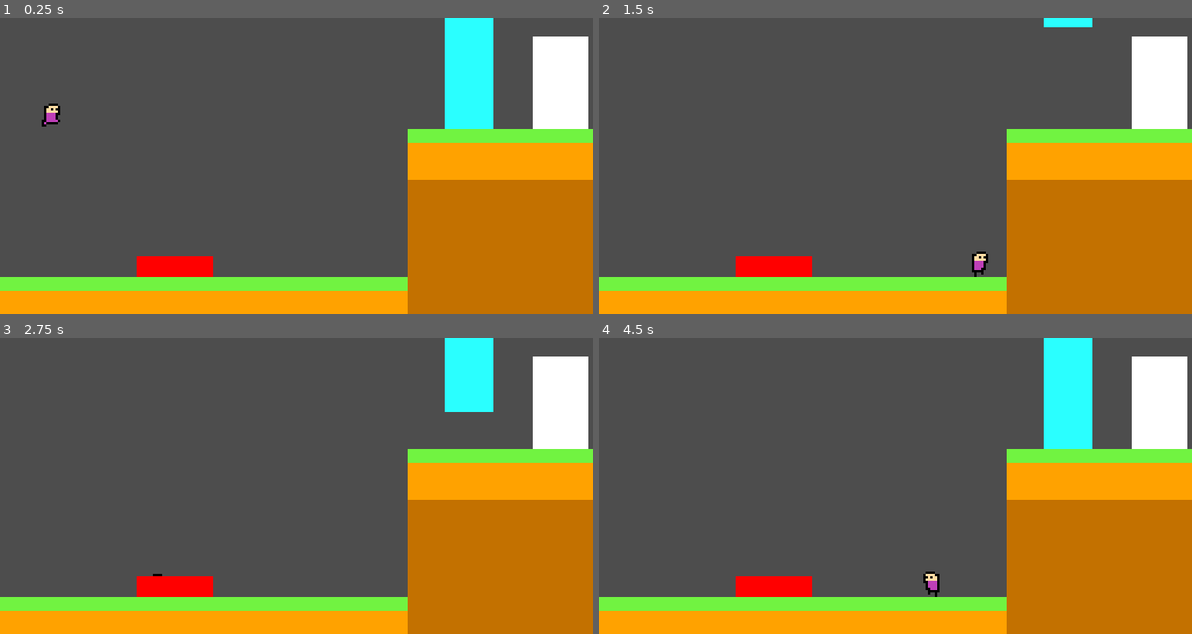
Above: before the commit, frames 1-4 (two rows, left to right).
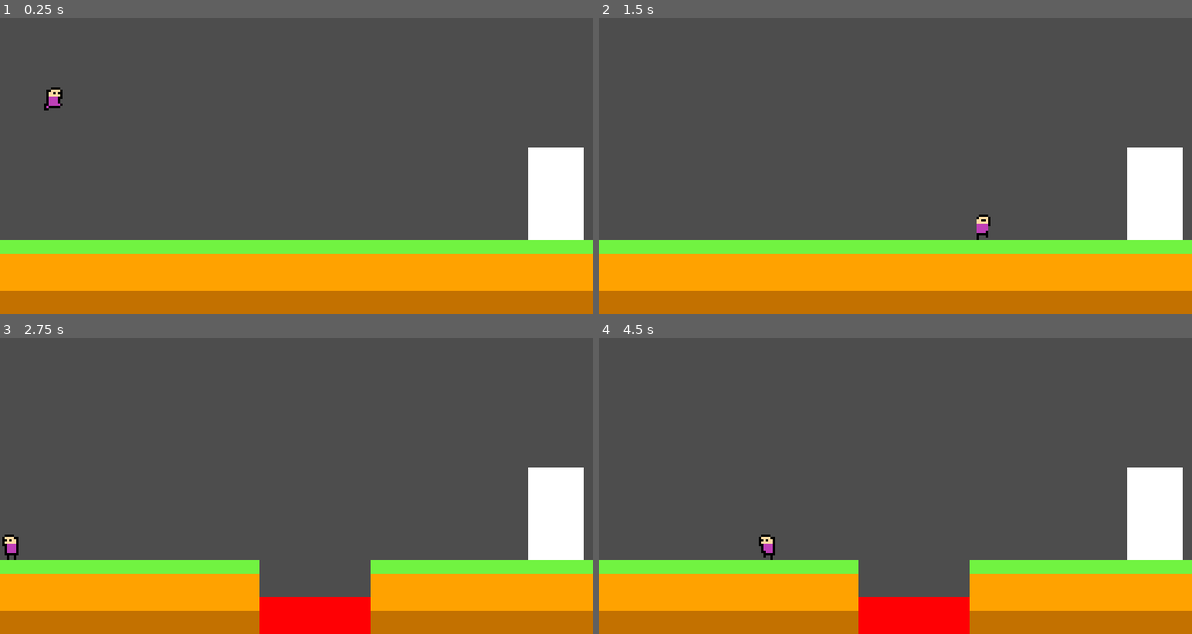
Above: after the commit, the same moments.

Repository: KeichiTS/Go-Godot-Jam-4
Game: Godot game, scene res://scenes/Levels/level_1.tscn
Two runs of this game, one before a commit and one after it. Both use one fixed random seed, a clock stepped at 60 frames per second and the inputs below. Before the commit the project starts from res://scenes/test_map.tscn.
Inputs:
- Up to frame 1 (0.25 s): no input
- Up to frame 2 (1.5 s): hold Right (ui_right) from 0.53 s (still down); tap E (carrying) at 0.6, 1.35 s
- Up to frame 3 (2.75 s): release Right (ui_right) at 2.03 s; hold Left (ui_left) from 2.03 s (still down); tap E (carrying) at 2.1 s
- Up to frame 4 (4.5 s): release Left (ui_left) at 2.78 s; hold Right (ui_right) 2.78-4.28 s; tap E (carrying) at 2.85, 3.6, 4.35 s; hold Left (ui_left) from 4.28 s (still down)

The runs differ from the first frame. In frame 1, 41% of the frame differs, in the area x 0-100%, y 0-100%; in frame 2, 38%; in frame 3, 37%; in frame 4, 38%.

Commit message:
spines_mechanics_level_3_and_4

Diff:
--- a/project.godot
+++ b/project.godot
@@ -11,7 +11,7 @@
 [application]
 
 config/name="Go Godot Jam #4"
-run/main_scene="res://scenes/test_map.tscn"
+run/main_scene="res://scenes/Levels/Level_1.tscn"
 config/features=PackedStringArray("4.0", "GL Compatibility")
 config/icon="res://icon.svg"
 
--- a/scenes/test_map.tscn
+++ b/scenes/Levels/Level_4.tscn
@@ -1,31 +1,32 @@
 [gd_scene load_steps=8 format=3 uid="uid://dggy34sanoxot"]
 
-[ext_resource type="PackedScene" uid="uid://b08edfre7tjm8" path="res://scenes/player.tscn" id="1_1jag7"]
-[ext_resource type="Script" path="res://scripts/test_map.gd" id="1_4h73t"]
-[ext_resource type="PackedScene" uid="uid://dwx257vpuij3e" path="res://scenes/carrying_object.tscn" id="3_yst0u"]
-[ext_resource type="PackedScene" uid="uid://ccw6jyqh30dmk" path="res://scenes/door.tscn" id="4_huy82"]
-[ext_resource type="PackedScene" uid="uid://c3d84tnoagpv2" path="res://scenes/button.tscn" id="5_0e8jt"]
-[ext_resource type="PackedScene" uid="uid://bf21ln7hg4oka" path="res://scenes/ground_tile.tscn" id="6_rcuk5"]
-[ext_resource type="PackedScene" uid="uid://b6ic17vdesssu" path="res://scenes/portal.tscn" id="7_ko2p5"]
+[ext_resource type="Script" path="res://scripts/test_map.gd" id="1_a5crx"]
+[ext_resource type="PackedScene" uid="uid://b08edfre7tjm8" path="res://scenes/player.tscn" id="2_ekoxd"]
+[ext_resource type="PackedScene" uid="uid://dwx257vpuij3e" path="res://scenes/carrying_object.tscn" id="3_tmn65"]
+[ext_resource type="PackedScene" uid="uid://ccw6jyqh30dmk" path="res://scenes/door.tscn" id="4_knwne"]
+[ext_resource type="PackedScene" uid="uid://c3d84tnoagpv2" path="res://scenes/button.tscn" id="5_2md5k"]
+[ext_resource type="PackedScene" uid="uid://bf21ln7hg4oka" path="res://scenes/ground_tile.tscn" id="6_6teyl"]
+[ext_resource type="PackedScene" uid="uid://b6ic17vdesssu" path="res://scenes/portal.tscn" id="7_jrixw"]
 
-[node name="Test_map" type="Node"]
-script = ExtResource("1_4h73t")
+[node name="Level_4" type="Node"]
+script = ExtResource("1_a5crx")
 
-[node name="Player" parent="." instance=ExtResource("1_1jag7")]
+[node name="Player" parent="." instance=ExtResource("2_ekoxd")]
 position = Vector2(23, -27)
 
-[node name="Carrying_object" parent="." instance=ExtResource("3_yst0u")]
+[node name="Carrying_object" parent="." instance=ExtResource("3_tmn65")]
 position = Vector2(246, 61)
 
-[node name="Door" parent="." instance=ExtResource("4_huy82")]
+[node name="Door" parent="." instance=ExtResource("4_knwne")]
 position = Vector2(192, 48)
 collision_mask = 11
 
-[node name="Button" parent="Door" instance=ExtResource("5_0e8jt")]
+[node name="Button" parent="Door" instance=ExtResource("5_2md5k")]
 position = Vector2(-133, 24)
 
-[node name="Ground_tile" parent="." instance=ExtResource("6_rcuk5")]
+[node name="Ground_tile" parent="." instance=ExtResource("6_6teyl")]
 layer_0/tile_data = PackedInt32Array(589823, 0, 2, 524287, 0, 2, 458751, 0, 2, 393215, 0, 2, 327679, 0, 2, 262143, 0, 2 …(1438 unchanged characters)…
 
-[node name="Portal" parent="." instance=ExtResource("7_ko2p5")]
+[node name="Portal" parent="." instance=ExtResource("7_jrixw")]
 position = Vector2(242, 28)
+level = 3
--- a/scenes/Levels/level_1.tscn
+++ b/scenes/Levels/level_1.tscn
@@ -17,4 +17,3 @@
 
 [node name="Portal" parent="." instance=ExtResource("3_fg73g")]
 position = Vector2(240, 76)
-level = 1
--- a/scenes/Levels/level_3.tscn
+++ b/scenes/Levels/level_3.tscn
@@ -4,7 +4,7 @@
 [ext_resource type="PackedScene" uid="uid://bf21ln7hg4oka" path="res://scenes/ground_tile.tscn" id="2_smabm"]
 [ext_resource type="PackedScene" uid="uid://b08edfre7tjm8" path="res://scenes/player.tscn" id="3_u6xa7"]
 [ext_resource type="PackedScene" uid="uid://b6ic17vdesssu" path="res://scenes/portal.tscn" id="4_2ees1"]
-[ext_resource type="PackedScene" uid="uid://digildqq7f21" path="res://scenes/well.tscn" id="5_mmk4f"]
+[ext_resource type="PackedScene" uid="uid://bo6luhtjrd2xf" path="res://scenes/spines.tscn" id="5_in1ca"]
 
 [node name="Level_3" type="Node"]
 script = ExtResource("1_qsuff")
@@ -18,22 +18,22 @@
 
 [node name="Portal" parent="." instance=ExtResource("4_2ees1")]
 position = Vector2(240, 76)
-level = 1
+level = 2
 
-[node name="Well" parent="." instance=ExtResource("5_mmk4f")]
+[node name="Spines" parent="." instance=ExtResource("5_in1ca")]
 position = Vector2(104, 120)
 
-[node name="Well2" parent="." instance=ExtResource("5_mmk4f")]
+[node name="Spines2" parent="." instance=ExtResource("5_in1ca")]
 position = Vector2(120, 120)
 
-[node name="Well3" parent="." instance=ExtResource("5_mmk4f")]
+[node name="Spines3" parent="." instance=ExtResource("5_in1ca")]
 position = Vector2(136, 120)
 
-[node name="Well4" parent="." instance=ExtResource("5_mmk4f")]
+[node name="Spines4" parent="." instance=ExtResource("5_in1ca")]
 position = Vector2(152, 120)
 
-[node name="Well5" parent="." instance=ExtResource("5_mmk4f")]
+[node name="Spines5" parent="." instance=ExtResource("5_in1ca")]
 position = Vector2(168, 120)
 
-[node name="Well6" parent="." instance=ExtResource("5_mmk4f")]
+[node name="Spines6" parent="." instance=ExtResource("5_in1ca")]
 position = Vector2(184, 120)
--- /dev/null
+++ b/scenes/spines.tscn
@@ -0,0 +1,34 @@
+[gd_scene load_steps=4 format=3 uid="uid://bo6luhtjrd2xf"]
+
+[ext_resource type="Script" path="res://scripts/Spines.gd" id="1_0i5c1"]
+
+[sub_resource type="RectangleShape2D" id="RectangleShape2D_a5k1s"]
+size = Vector2(16, 16)
+
+[sub_resource type="RectangleShape2D" id="RectangleShape2D_r0moq"]
+size = Vector2(16, 10)
+
+[node name="Spines" type="StaticBody2D"]
+collision_layer = 4
+collision_mask = 17
+script = ExtResource("1_0i5c1")
+
+[node name="sprite" type="ColorRect" parent="."]
+offset_left = -8.0
+offset_top = -8.0
+offset_right = 8.0
+offset_bottom = 8.0
+color = Color(1, 1, 0.580392, 1)
+
+[node name="shape" type="CollisionShape2D" parent="."]
+shape = SubResource("RectangleShape2D_a5k1s")
+
+[node name="Hurtbox" type="Area2D" parent="."]
+collision_layer = 0
+collision_mask = 17
+
+[node name="shape" type="CollisionShape2D" parent="Hurtbox"]
+position = Vector2(0, -5)
+shape = SubResource("RectangleShape2D_r0moq")
+
+[connection signal="body_entered" from="Hurtbox" to="." method="_on_hurtbox_body_entered"]
--- /dev/null
+++ b/scripts/Spines.gd
@@ -0,0 +1,8 @@
+extends StaticBody2D
+
+
+
+func _on_hurtbox_body_entered(body):
+	if body.is_in_group('player'):
+		if body.has_method('_die'):
+			body.status = 0
--- a/scripts/portal.gd
+++ b/scripts/portal.gd
@@ -1,12 +1,16 @@
 extends Area2D
 
-@export_enum('1', '2') var level: int
+@export_enum('Level_1', 'Level_2', 'Level_3', 'Level_4') var level: int
 
 
 func _on_body_entered(body):
 	if body.is_in_group('player'):
 		match level:
 			0:
+				get_tree().change_scene_to_file("res://scenes/Levels/level_2.tscn")
+			1:
+				get_tree().change_scene_to_file("res://scenes/Levels/level_3.tscn")
+			2:
+				get_tree().change_scene_to_file("res://scenes/Levels/level_4.tscn")
+			3:
 				get_tree().change_scene_to_file("res://scenes/Levels/level_1.tscn")
-			1:
-				get_tree().change_scene_to_file("res://scenes/test_map.tscn")
